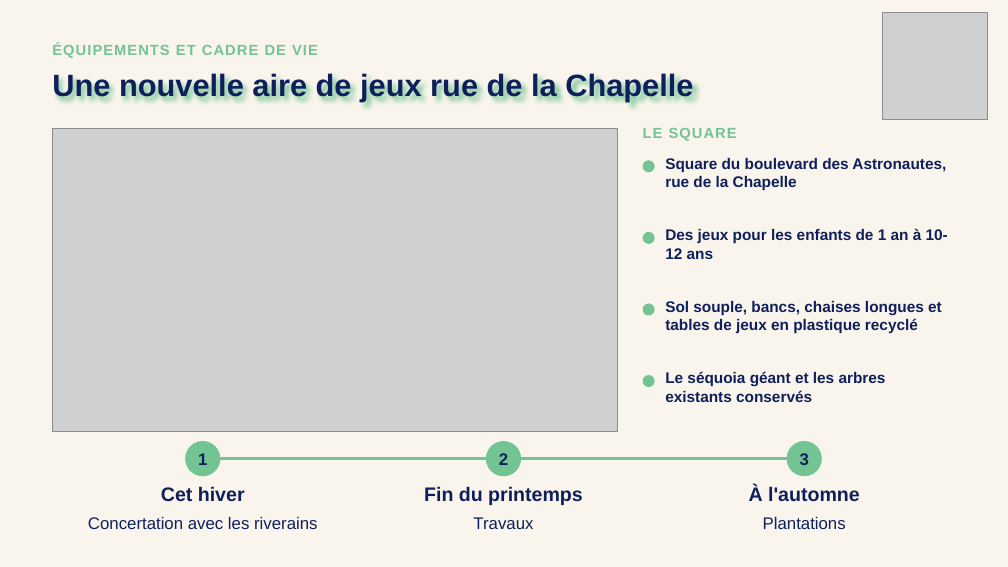
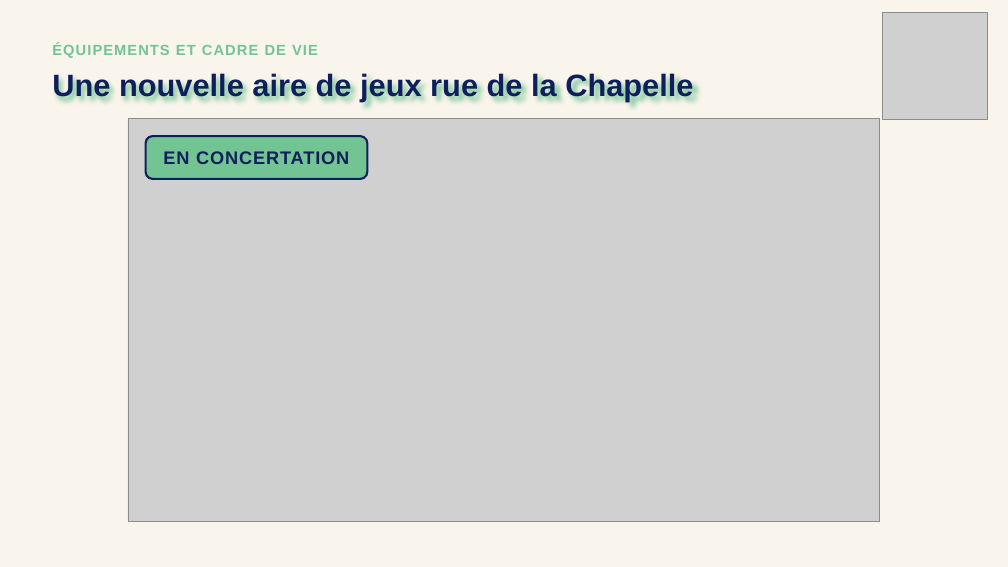
Before and after one commit to benjaminboussemart74-design/Operation_robespierre, a slide deck: slide 20 of reunion_richardets_2026-10-14/PPT_Richardets_V1.pptx (slide 19 before the commit). Drawn at 1008x567 pixels with LibreOffice and Linux fonts; fonts in the diff are those of the drawing; grey boxes stand for pictures. Boxes give left, top, right and bottom in pixels: in the first picture for what was removed or moved away, otherwise in the second. Text is boxed around its words. In the diff, an @@ line names an element or a change of style, - is before the commit and + after.

```diff
--- a/reunion_richardets_2026-10-14/PPT_Richardets_V1.pptx
+++ b/reunion_richardets_2026-10-14/PPT_Richardets_V1.pptx
@@ picture: place and size @@
-picture at [52,128,617,431]
+picture at [128,118,879,522]
@@ rounded rectangle added at [146,136,367,179], fill #72C493, outline #0E1F5B 3 pt @@
@@ text removed at [643,128,737,141] @@
-LE SQUARE
@@ text added at [163,151,349,164], 26 pt, text #0E1F5B, bold @@
+EN CONCERTATION
@@ ellipse removed at [643,160,655,172] @@
@@ text removed at [665,158,946,191] @@
-Square du boulevard des Astronautes, rue de la Chapelle
@@ ellipse removed at [643,232,655,244] @@
@@ text removed at [665,228,948,259] @@
-Des jeux pour les enfants de 1 an à 10-12 ans
@@ ellipse removed at [643,303,655,316] @@
@@ text removed at [665,301,942,334] @@
-Sol souple, bancs, chaises longues et tables de jeux en plastique recyclé
@@ ellipse removed at [643,375,655,387] @@
@@ text removed at [665,371,886,402] @@
-Le séquoia géant et les arbres existants conservés
@@ ellipse removed at [185,441,220,476] @@
-1
@@ ellipse removed at [486,441,521,476] @@
-2
@@ ellipse removed at [787,441,822,476] @@
-3
@@ line removed from (203, 459) to (804, 459) @@
@@ text removed at [161,486,245,502] @@
-Cet hiver
@@ text removed at [424,486,583,505] @@
-Fin du printemps
@@ text removed at [749,486,860,502] @@
-À l'automne
@@ text removed at [88,516,317,529] @@
-Concertation avec les riverains
@@ text removed at [473,517,533,529] @@
-Travaux
@@ text removed at [763,516,846,529] @@
-Plantations
```
Also in this commit, not shown: 3 other slides changed, 1 slide added, 4 other files.
